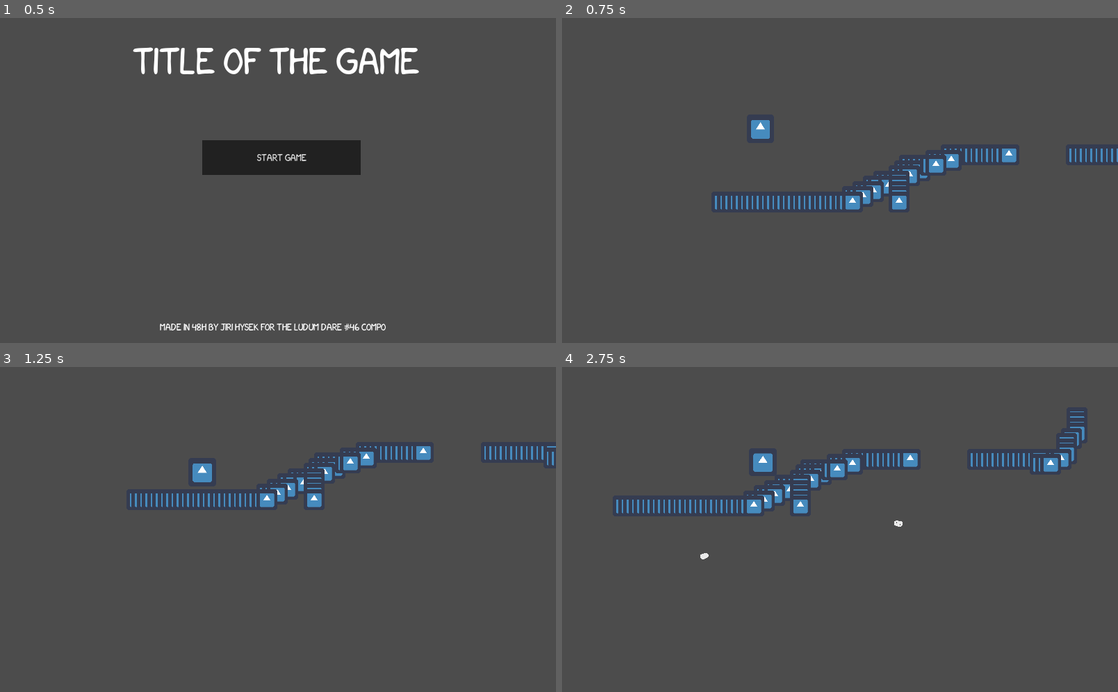
Above: before the commit, frames 1-4 (two rows, left to right).
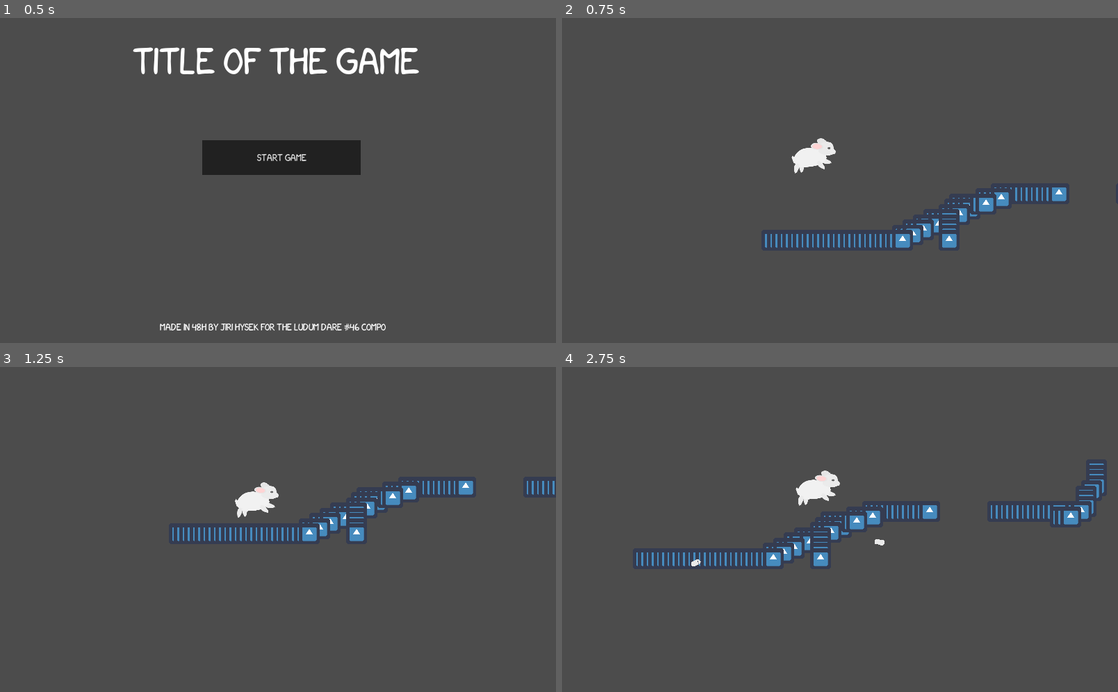
Above: after the commit, the same moments.

Repository: jhysek/LD46
Game: Godot game, scene res://Scenes/Menu.tscn
Same seed, same stepped clock (60 frames per second), same inputs: the game is played once before the commit and once after it. The engine's default icon, where the game draws it, is replaced by a stand-in: a white triangle on a blue panel in a dark square.
Inputs (mouse positions are in pixels of both pictures, inside the frame that each line leads up to):
- Up to frame 1 (0.5 s): no input
- Up to frame 2 (0.75 s): click "Start Game" at 0.5 s
- Up to frame 3 (1.25 s): no input
- Up to frame 4 (2.75 s): move the mouse to (962, 513) at 1.27 s; click (962, 513) at 1.42 s; move the mouse to (728, 545) at 2.02 s; click (728, 545) at 2.17 s

Frame 1 is identical in both runs. In frame 2, 3.4% of the frame differs, in the area x 27-100%, y 31-71%; in frame 3, 3.3%; in frame 4, 4.2%, in the area x 9-98%, y 13-62%.

Commit message:
Bunny hopping

Diff:
--- a/Components/Player/Player.tscn
+++ b/Components/Player/Player.tscn
@@ -1,18 +1,198 @@
-[gd_scene load_steps=4 format=2]
+[gd_scene load_steps=10 format=2]
 
-[ext_resource path="res://icon.png" type="Texture" id=1]
 [ext_resource path="res://Components/Player/Player.gd" type="Script" id=2]
+[ext_resource path="res://Components/Player/assets/head.png" type="Texture" id=3]
+[ext_resource path="res://Components/Player/assets/body_font.png" type="Texture" id=4]
+[ext_resource path="res://Components/Player/assets/ear_back.png" type="Texture" id=5]
+[ext_resource path="res://Components/Player/assets/body_back.png" type="Texture" id=6]
+[ext_resource path="res://Components/Player/assets/ear_front.png" type="Texture" id=7]
+[ext_resource path="res://Components/Player/assets/leg.png" type="Texture" id=8]
+
+[sub_resource type="Animation" id=2]
+resource_name = "Run"
+loop = true
+tracks/0/type = "value"
+tracks/0/path = NodePath("Visuals:rotation_degrees")
+tracks/0/interp = 1
+tracks/0/loop_wrap = true
+tracks/0/imported = false
+tracks/0/enabled = true
+tracks/0/keys = {
+"times": PoolRealArray( 0, 0.2, 0.5, 0.8, 1 ),
+"transitions": PoolRealArray( 1, 1, 1, 1, 1 ),
+"update": 0,
+"values": [ 4.43196, -9.7058, 4.43196, 28.5152, 4.43196 ]
+}
+tracks/1/type = "value"
+tracks/1/path = NodePath("Visuals:position")
+tracks/1/interp = 1
+tracks/1/loop_wrap = true
+tracks/1/imported = false
+tracks/1/enabled = true
+tracks/1/keys = {
+"times": PoolRealArray( 0, 0.5, 1 ),
+"transitions": PoolRealArray( 1, 1, 1 ),
+"update": 0,
+"values": [ Vector2( 0, 0 ), Vector2( -1.33847, -58.5587 ), Vector2( 0, 0 ) ]
+}
+tracks/2/type = "value"
+tracks/2/path = NodePath("Visuals/BodyBack/LegFront:rotation_degrees")
+tracks/2/interp = 1
+tracks/2/loop_wrap = true
+tracks/2/imported = false
+tracks/2/enabled = true
+tracks/2/keys = {
+"times": PoolRealArray( 0, 0.2 ),
+"transitions": PoolRealArray( 1, 1 ),
+"update": 0,
+"values": [ 0.0, 96.5436 ]
+}
+tracks/3/type = "value"
+tracks/3/path = NodePath("Visuals/BodyBack/LegBack:rotation_degrees")
+tracks/3/interp = 1
+tracks/3/loop_wrap = true
+tracks/3/imported = false
+tracks/3/enabled = true
+tracks/3/keys = {
+"times": PoolRealArray( 0, 0.2 ),
+"transitions": PoolRealArray( 1, 1 ),
+"update": 0,
+"values": [ 0.0, 78.4631 ]
+}
+tracks/4/type = "value"
+tracks/4/path = NodePath("Visuals/Head/EarBack:rotation_degrees")
+tracks/4/interp = 1
+tracks/4/loop_wrap = true
+tracks/4/imported = false
+tracks/4/enabled = true
+tracks/4/keys = {
+"times": PoolRealArray( 0, 0.2 ),
+"transitions": PoolRealArray( 1, 1 ),
+"update": 0,
+"values": [ 0.0, -59.4495 ]
+}
+tracks/5/type = "value"
+tracks/5/path = NodePath("Visuals/Head/EarFront:rotation_degrees")
+tracks/5/interp = 1
+tracks/5/loop_wrap = true
+tracks/5/imported = false
+tracks/5/enabled = true
+tracks/5/keys = {
+"times": PoolRealArray( 0, 0.2 ),
+"transitions": PoolRealArray( 1, 1 ),
+"update": 0,
+"values": [ -8.65697, -73.3083 ]
+}
+tracks/6/type = "value"
+tracks/6/path = NodePath("Visuals/Head:position")
+tracks/6/interp = 1
+tracks/6/loop_wrap = true
+tracks/6/imported = false
+tracks/6/enabled = true
+tracks/6/keys = {
+"times": PoolRealArray( 0, 0.2 ),
+"transitions": PoolRealArray( 1, 1 ),
+"update": 0,
+"values": [ Vector2( 59.5087, -39.6725 ), Vector2( 63.3539, -38.3358 ) ]
+}
+tracks/7/type = "value"
+tracks/7/path = NodePath("Visuals/Head:rotation_degrees")
+tracks/7/interp = 1
+tracks/7/loop_wrap = true
+tracks/7/imported = false
+tracks/7/enabled = true
+tracks/7/keys = {
+"times": PoolRealArray( 0 ),
+"transitions": PoolRealArray( 1 ),
+"update": 0,
+"values": [ 0.0 ]
+}
+tracks/8/type = "value"
+tracks/8/path = NodePath("Visuals/BodyFront/LegFont:rotation_degrees")
+tracks/8/interp = 1
+tracks/8/loop_wrap = true
+tracks/8/imported = false
+tracks/8/enabled = true
+tracks/8/keys = {
+"times": PoolRealArray( 0, 0.2, 0.5, 0.8 ),
+"transitions": PoolRealArray( 1, 1, 1, 1 ),
+"update": 0,
+"values": [ 0.0, -12.0258, 36.2316, 24.209 ]
+}
+tracks/9/type = "value"
+tracks/9/path = NodePath("Visuals/BodyFront/LegBack:rotation_degrees")
+tracks/9/interp = 1
+tracks/9/loop_wrap = true
+tracks/9/imported = false
+tracks/9/enabled = true
+tracks/9/keys = {
+"times": PoolRealArray( 0, 0.2, 0.5, 0.8 ),
+"transitions": PoolRealArray( 1, 1, 1, 1 ),
+"update": 0,
+"values": [ -8.79383, -51.32, 14.0082, 5.45164 ]
+}
 
 [sub_resource type="CircleShape2D" id=1]
-radius = 31.9302
+radius = 95.5653
 
 [node name="Player" type="KinematicBody2D"]
 script = ExtResource( 2 )
 
+[node name="Visuals" type="Node2D" parent="."]
+rotation = 0.0773524
+
+[node name="BodyFront" type="Sprite" parent="Visuals"]
+texture = ExtResource( 4 )
+
+[node name="LegFont" type="Sprite" parent="Visuals/BodyFront"]
+position = Vector2( 26.8051, 25.5315 )
+texture = ExtResource( 8 )
+offset = Vector2( 11.1955, 6.25084 )
+
+[node name="LegBack" type="Sprite" parent="Visuals/BodyFront"]
+show_behind_parent = true
+position = Vector2( 43.3873, 14.1313 )
+rotation = -0.153481
+texture = ExtResource( 8 )
+offset = Vector2( 15.341, 9.35999 )
+
+[node name="BodyBack" type="Sprite" parent="Visuals"]
+position = Vector2( -12.5773, -1.4144 )
+texture = ExtResource( 6 )
+offset = Vector2( -25.3678, 0.604507 )
+
+[node name="LegFront" type="Sprite" parent="Visuals/BodyBack"]
+position = Vector2( -59.4883, 32.4732 )
+texture = ExtResource( 8 )
+offset = Vector2( 13.8875, 9.6729 )
+
+[node name="LegBack" type="Sprite" parent="Visuals/BodyBack"]
+show_behind_parent = true
+position = Vector2( -39.1061, 34.2006 )
+texture = ExtResource( 8 )
+offset = Vector2( 8.36015, 6.56375 )
+
+[node name="Head" type="Sprite" parent="Visuals"]
+position = Vector2( 59.5087, -39.6725 )
+texture = ExtResource( 3 )
+
+[node name="EarBack" type="Sprite" parent="Visuals/Head"]
+show_behind_parent = true
+position = Vector2( -0.575775, -24.6157 )
+texture = ExtResource( 5 )
+offset = Vector2( -8.96838, -14.8661 )
+
+[node name="EarFront" type="Sprite" parent="Visuals/Head"]
+position = Vector2( -20.9579, -13.2155 )
+rotation = -0.151093
+texture = ExtResource( 7 )
+offset = Vector2( -11.1699, -18.9123 )
+
+[node name="AnimationPlayer" type="AnimationPlayer" parent="."]
+autoplay = "Run"
+playback_speed = 2.0
+anims/Run = SubResource( 2 )
+
 [node name="CollisionShape2D" type="CollisionShape2D" parent="."]
+position = Vector2( 14.7233, -37.8122 )
 shape = SubResource( 1 )
-
-[node name="Sprite" type="Sprite" parent="."]
-position = Vector2( 5.79357e-05, 0.536137 )
-scale = Vector2( 0.396872, 0.405248 )
-texture = ExtResource( 1 )
--- a/Scenes/Game.gd
+++ b/Scenes/Game.gd
@@ -4,6 +4,7 @@
 
 var drawing = false
 var draw_points = []
+var effect
 
 onready var line = $DrawLine
 onready var cam  = $Player/Camera2D
--- a/Scenes/Game.tscn
+++ b/Scenes/Game.tscn
@@ -30,7 +30,7 @@
 
 [node name="Player" parent="." instance=ExtResource( 2 )]
 position = Vector2( -157.082, -117.945 )
-SPEED = 6000
+scale = Vector2( 0.4, 0.4 )
 
 [node name="Camera2D" type="Camera2D" parent="Player"]
 position = Vector2( 157.082, 117.945 )
--- a/project.godot
+++ b/project.godot
@@ -19,6 +19,10 @@
 run/main_scene="res://Scenes/Menu.tscn"
 config/icon="res://icon.png"
 
+[audio]
+
+enable_audio_input=true
+
 [display]
 
 window/stretch/mode="2d"
Binary file added: Components/Player/assets/body_back.png
Not shown, added: Components/Player/assets/body_back.png.import
Binary file added: Components/Player/assets/body_font.png
Not shown, added: Components/Player/assets/body_font.png.import
Binary file added: Components/Player/assets/ear_back.png
Not shown, added: Components/Player/assets/ear_back.png.import
Binary file added: Components/Player/assets/ear_front.png
Not shown, added: Components/Player/assets/ear_front.png.import
Binary file added: Components/Player/assets/head.png
Not shown, added: Components/Player/assets/head.png.import
Binary file added: Components/Player/assets/leg.png
Not shown, added: Components/Player/assets/leg.png.import
(and 2 more such lines)
